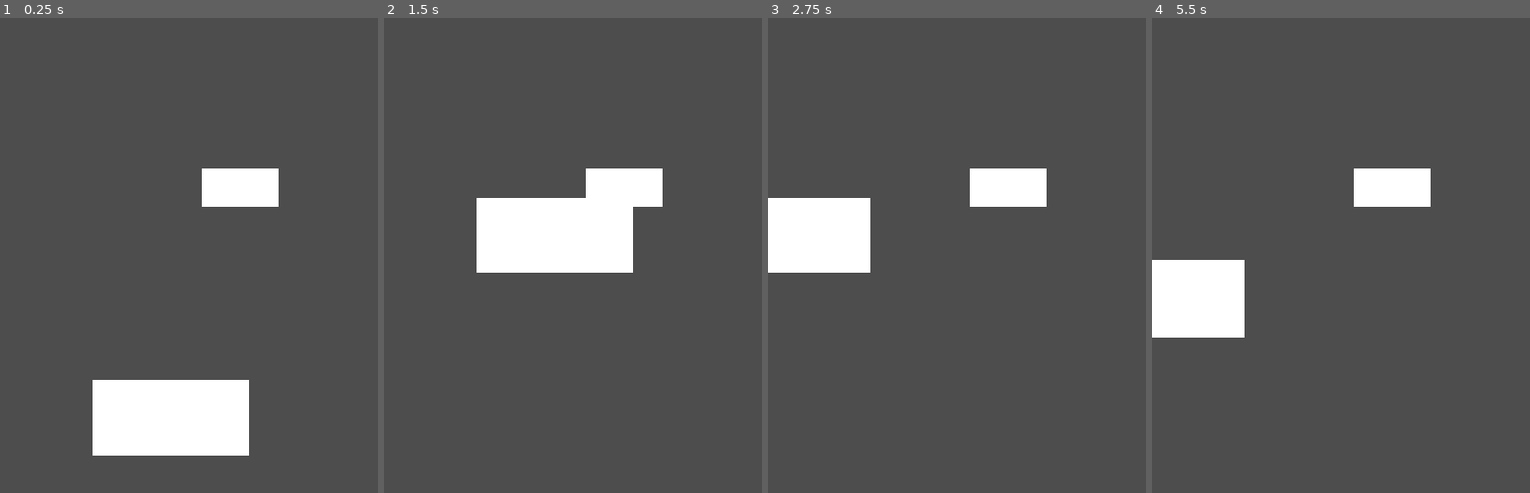
Above: before the commit, frames 1-4 (left to right).
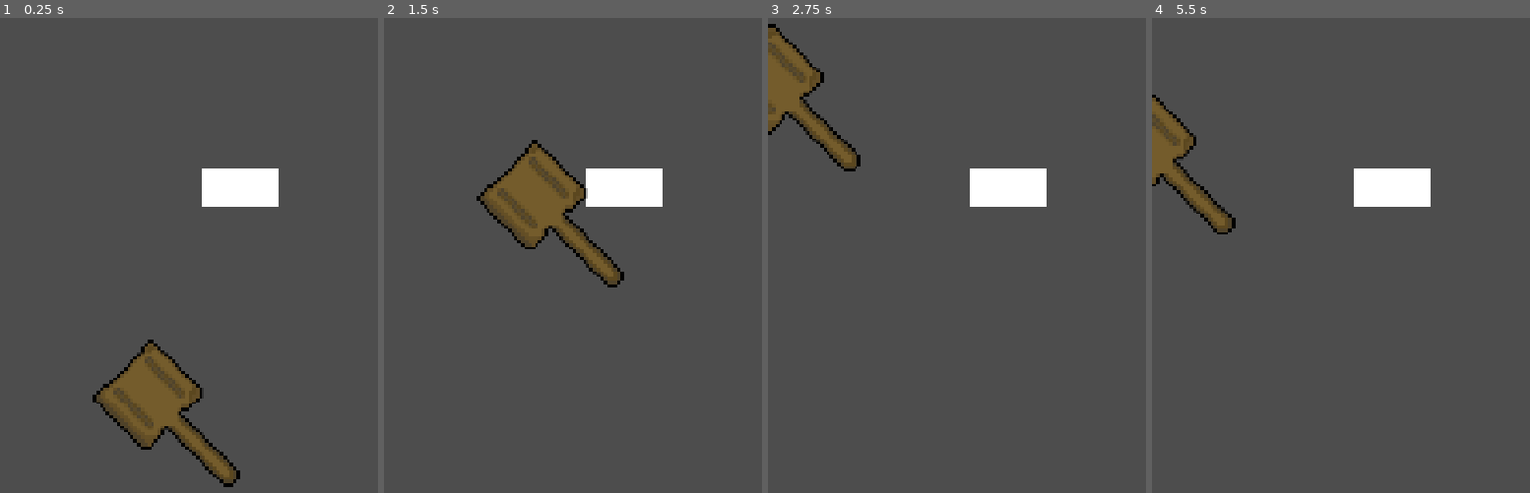
Above: after the commit, the same moments.

Repository: edseguu/gameRandom
Game: Godot game, scene res://topos.tscn
The game is run twice, just before and just after one commit, with the same random seed, the same clock (stepped at 60 frames per second) and the same inputs. This scene is started directly instead of the project's main scene.
Inputs (mouse positions are in pixels of both pictures, inside the frame that each line leads up to):
- Up to frame 1 (0.25 s): no input
- Up to frame 2 (1.5 s): tap Enter at 0.5 s; move the mouse to (outside the picture) at 0.52 s; hold Up (up) from 0.53 s (still down); move the mouse to (686, 492) at 1.27 s
- Up to frame 3 (2.75 s): move the mouse to (843, 255) at 2.02 s; release Up (up) at 2.03 s; hold Left (left) from 2.03 s (still down)
- Up to frame 4 (5.5 s): move the mouse to (1359, 374) at 2.77 s; tap Space at 3.5 s; move the mouse to (1284, 174) at 3.52 s; release Left (left) at 3.53 s; hold Down (down) 3.53-4.28 s; tap Enter at 4.25 s; move the mouse to (1424, 331) at 4.27 s; hold Right (right) 4.28-5.03 s; move the mouse to (1265, 412) at 5.02 s; hold Up (up) from 5.03 s (still down)

The runs differ from the first frame. In frame 1, 8.0% of the frame differs, in the area x 24-66%, y 67-99%; in frame 2, 8.3%, in the area x 24-66%, y 25-57%; in frame 3, 7.2%; in frame 4, 6.3%.

Commit message:
Feat: [Topos] Se añade sprite a player y collision

Diff:
--- a/Topos/topo.gd
+++ b/Topos/topo.gd
@@ -2,4 +2,4 @@
 
 
 func _on_area_2d_area_entered(area: Area2D) -> void:
-	print("OK") # Replace with function body.
+	print("OK")
--- a/topos.tscn
+++ b/topos.tscn
@@ -1,15 +1,8 @@
 [gd_scene load_steps=9 format=3 uid="uid://lny5gr7nv85n"]
 
 [ext_resource type="Script" uid="uid://d0ydbhuabl48i" path="res://Topos/player.gd" id="1_ysyk0"]
+[ext_resource type="Texture2D" uid="uid://cyhxoyqib2538" path="res://assets/Topos/player.png" id="2_4x57a"]
 [ext_resource type="Script" uid="uid://td6gxsiimhqw" path="res://Topos/topo.gd" id="2_v0pkk"]
-
-[sub_resource type="RectangleShape2D" id="RectangleShape2D_wyysw"]
-size = Vector2(323, 166)
-
-[sub_resource type="CanvasTexture" id="CanvasTexture_v4e20"]
-
-[sub_resource type="RectangleShape2D" id="RectangleShape2D_ysyk0"]
-size = Vector2(268, 150)
 
 [sub_resource type="RectangleShape2D" id="RectangleShape2D_v0pkk"]
 size = Vector2(176, 100)
@@ -19,26 +12,13 @@
 
 [sub_resource type="CanvasTexture" id="CanvasTexture_k4cym"]
 
+[sub_resource type="RectangleShape2D" id="RectangleShape2D_wyysw"]
+size = Vector2(113.844, 46.669)
+
+[sub_resource type="RectangleShape2D" id="RectangleShape2D_ysyk0"]
+size = Vector2(41.7192, 115.258)
+
 [node name="Node2D" type="Node2D"]
-
-[node name="Player" type="CharacterBody2D" parent="."]
-position = Vector2(372, 763)
-script = ExtResource("1_ysyk0")
-
-[node name="Area2D" type="Area2D" parent="Player"]
-
-[node name="CollisionShape2D" type="CollisionShape2D" parent="Player/Area2D"]
-position = Vector2(-44.5, 72)
-shape = SubResource("RectangleShape2D_wyysw")
-
-[node name="Sprite2D" type="Sprite2D" parent="Player"]
-position = Vector2(-48, 71.75)
-scale = Vector2(300, 144.5)
-texture = SubResource("CanvasTexture_v4e20")
-
-[node name="CollisionShape2D" type="CollisionShape2D" parent="Player"]
-position = Vector2(-46, 73)
-shape = SubResource("RectangleShape2D_ysyk0")
 
 [node name="Topo" type="RigidBody2D" parent="."]
 position = Vector2(372, 356)
@@ -55,9 +35,31 @@
 position = Vector2(86.75, 26.75)
 shape = SubResource("RectangleShape2D_4x57a")
 
-[node name="Sprite2D" type="Sprite2D" parent="Topo"]
+[node name="Sprite2DTopo" type="Sprite2D" parent="Topo"]
 position = Vector2(85, 40)
 scale = Vector2(147.5, 73.5)
 texture = SubResource("CanvasTexture_k4cym")
 
+[node name="Player" type="CharacterBody2D" parent="Topo"]
+position = Vector2(0, 407)
+collision_mask = 0
+script = ExtResource("1_ysyk0")
+
+[node name="Area2DPlayer" type="Area2D" parent="Topo/Player"]
+
+[node name="CollisionShape2D" type="CollisionShape2D" parent="Topo/Player/Area2DPlayer"]
+position = Vector2(-130.75, 70.2499)
+rotation = 0.785397
+shape = SubResource("RectangleShape2D_wyysw")
+
+[node name="Sprite2D" type="Sprite2D" parent="Topo/Player"]
+position = Vector2(-56, 62.875)
+scale = Vector2(0.5, 0.5)
+texture = ExtResource("2_4x57a")
+
+[node name="CollisionShape2D" type="CollisionShape2D" parent="Topo/Player"]
+position = Vector2(-126.5, 65.9999)
+rotation = -0.785397
+shape = SubResource("RectangleShape2D_ysyk0")
+
 [connection signal="area_entered" from="Topo/Area2D" to="Topo" method="_on_area_2d_area_entered"]
Binary file added: assets/Topos/player.png
Not shown, added: assets/Topos/player.png.import
